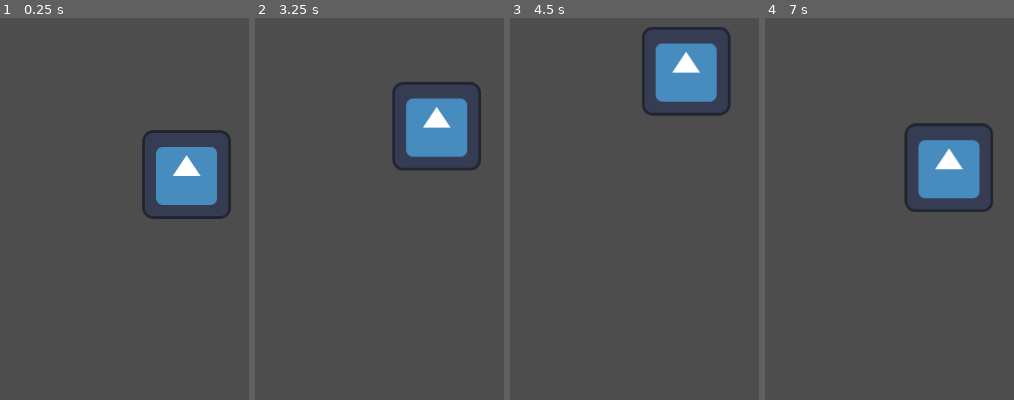
Above: before the commit, frames 1-4 (left to right).
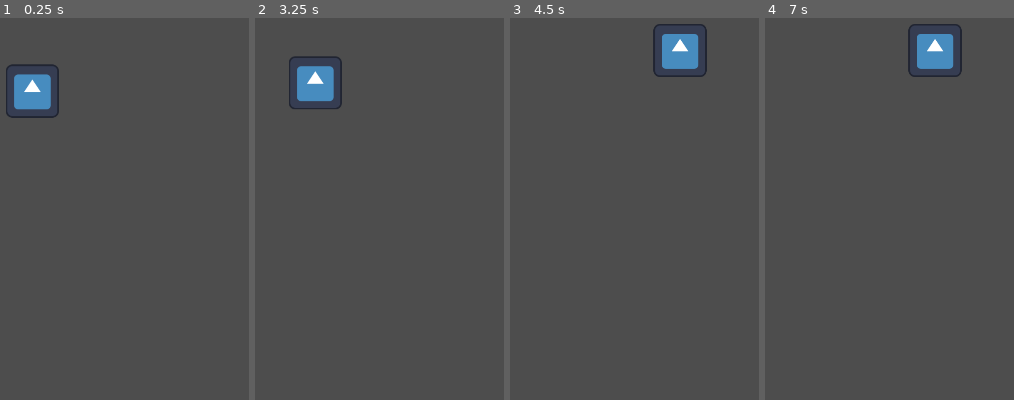
Above: after the commit, the same moments.

Repository: Stevendotcom/TheDrawingBook
Game: Godot game, scene res://entities/monster.tscn
Same seed, same stepped clock (60 frames per second), same inputs: the game is played once before the commit and once after it. The engine's default icon, where the game draws it, is replaced by a stand-in: a white triangle on a blue panel in a dark square.
Inputs (mouse positions are in pixels of both pictures, inside the frame that each line leads up to):
- Up to frame 1 (0.25 s): no input
- Up to frame 2 (3.25 s): tap Enter at 0.5, 2 s; move the mouse to (outside the picture) at 0.52 s; click (outside the picture) at 0.67 s; tap Space at 1.25, 2.75 s; drag from (294, 212) to (441, 174) at 1.27 s; move the mouse to (outside the picture) at 2.02 s; click (outside the picture) at 2.17 s; drag from (414, 281) to (outside the picture) at 2.77 s
- Up to frame 3 (4.5 s): move the mouse to (outside the picture) at 3.52 s; click (outside the picture) at 3.67 s; drag from (outside the picture) to (686, 71) at 4.27 s
- Up to frame 4 (7 s): tap Enter at 5 s; move the mouse to (1006, 189) at 5.02 s; click (1006, 189) at 5.17 s; tap Space at 5.75 s; drag from (844, 79) to (804, 212) at 5.77 s; move the mouse to (outside the picture) at 6.52 s; click (outside the picture) at 6.67 s

The runs differ from the first frame. In frame 1, 6.6% of the frame differs, in the area x 2-93%, y 12-53%; in frame 2, 6.6%; in frame 3, 4.9%; in frame 4, 6.7%, in the area x 55-92%, y 1-51%.

Commit message:
changes finished

Diff:
--- a/entities/monster.gd
+++ b/entities/monster.gd
@@ -14,8 +14,8 @@
 
 #Drag and drop
 var delay: float = 10.0
-var is_dragging: bool = false #state management
 var mouse_offset: Vector2 = Vector2() #center mouse on click
+var is_dragging: bool = false
 
 func _ready() -> void:
 	if sprite.texture:
@@ -47,7 +47,7 @@
 	time_waited = 0.0
 
 func move_to_target(delta) -> void:
-	var direction = (position_target - position).normalized()
+	var direction: Vector2 = (position_target - position).normalized()
 	position += direction * speed * delta
 
 	if position.distance_to(position_target) <= tolerance:
@@ -60,15 +60,16 @@
 func _input(event) -> void:
 	if event is InputEventMouseButton and event.button_index == MOUSE_BUTTON_LEFT:
 		if event.pressed: #User Left Clicks
-			var local_mouse_pos = to_local(event.position) #Save mouse position
+			var local_mouse_pos: Vector2 = to_local(event.position) #Save mouse position
 			if sprite.get_rect().has_point(local_mouse_pos): #The click is on the monster
 				is_dragging = true
 				mouse_offset = get_global_mouse_position()-global_position
 		else:
 			is_dragging = false
 
+
 func drag(delta) -> void:
-	if is_dragging == true:
+	if is_dragging:
 		var tween = get_tree().create_tween() #Generate tween for animation
 		tween.tween_property(self, "position", get_global_mouse_position()-mouse_offset, delay * delta) #Set animation properties
 		#Stop random movement
--- a/project.godot
+++ b/project.godot
@@ -15,6 +15,16 @@
 config/features=PackedStringArray("4.3", "GL Compatibility")
 config/icon="res://icon.svg"
 
+[autoload]
+
+SettingsManager="*res://extras/settings-manager.gd"
+
+[display]
+
+window/size/viewport_width=1920
+window/size/viewport_height=1080
+window/size/mode=2
+
 [rendering]
 
 renderer/rendering_method="gl_compatibility"
